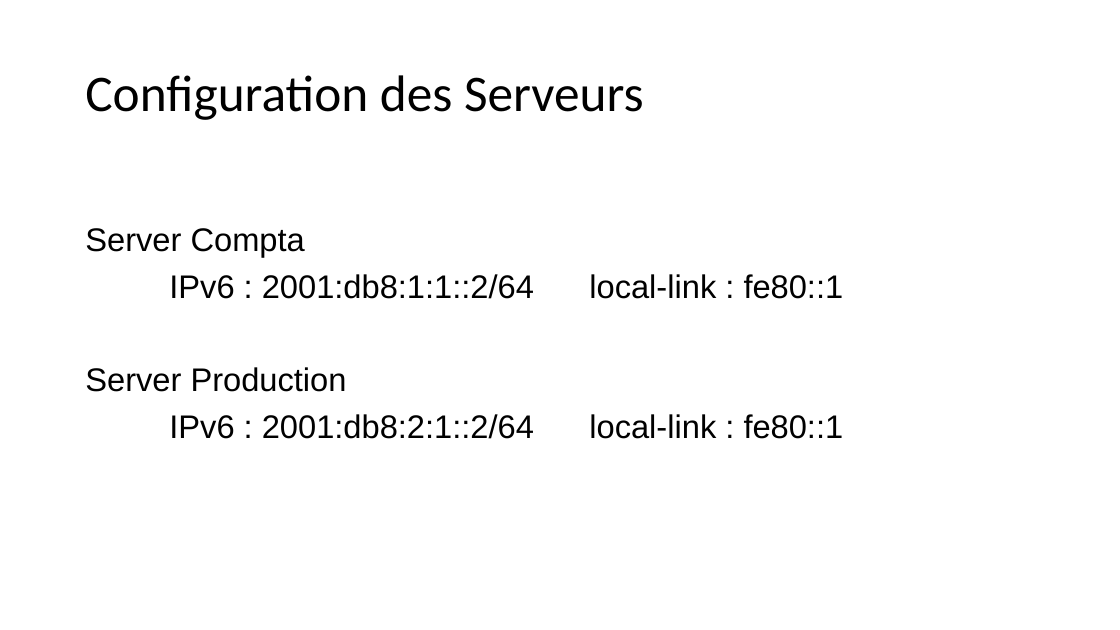
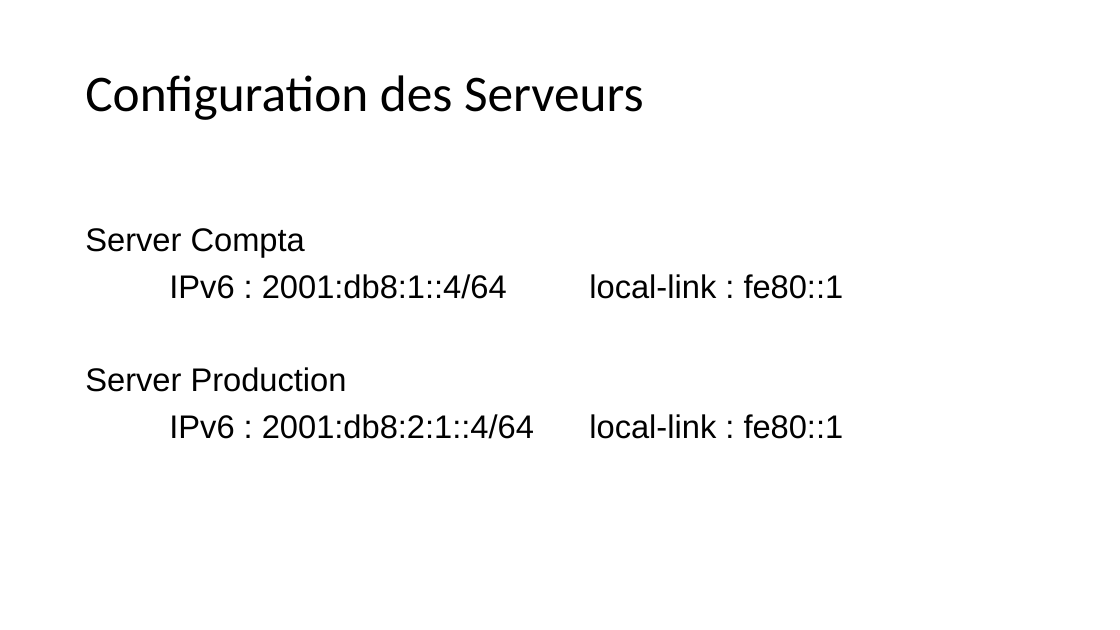
Before and after one commit to Maurice809/Cisco-CCNA, a slide deck: slide 4 of Presentation/20122023-lab4tech/01 - Presentation IPv6-Start.pptx. Drawn at 1120x630 pixels with LibreOffice and Linux fonts; fonts in the diff are those of the drawing. Boxes give left, top, right and bottom in pixels: in the first picture for what was removed or moved away, otherwise in the second. Text is boxed around its words. In the diff, an @@ line names an element or a change of style, - is before the commit and + after.

Commit message:
42 Lausanne | SANA | 20/12/2023 11:24:49.71

```diff
--- a/Presentation/20122023-lab4tech/01 - Presentation IPv6-Start.pptx
+++ b/Presentation/20122023-lab4tech/01 - Presentation IPv6-Start.pptx
@@ text at (x1=169, y1=274, x2=844, y2=299): text changed @@
-IPv6 : 2001:db8:1:1::2/64 local-link : fe80::1
+IPv6 : 2001:db8:1::4/64 local-link : fe80::1
@@ text at (x1=169, y1=414, x2=844, y2=439): text changed @@
-IPv6 : 2001:db8:2:1::2/64 local-link : fe80::1
+IPv6 : 2001:db8:2:1::4/64 local-link : fe80::1
```
